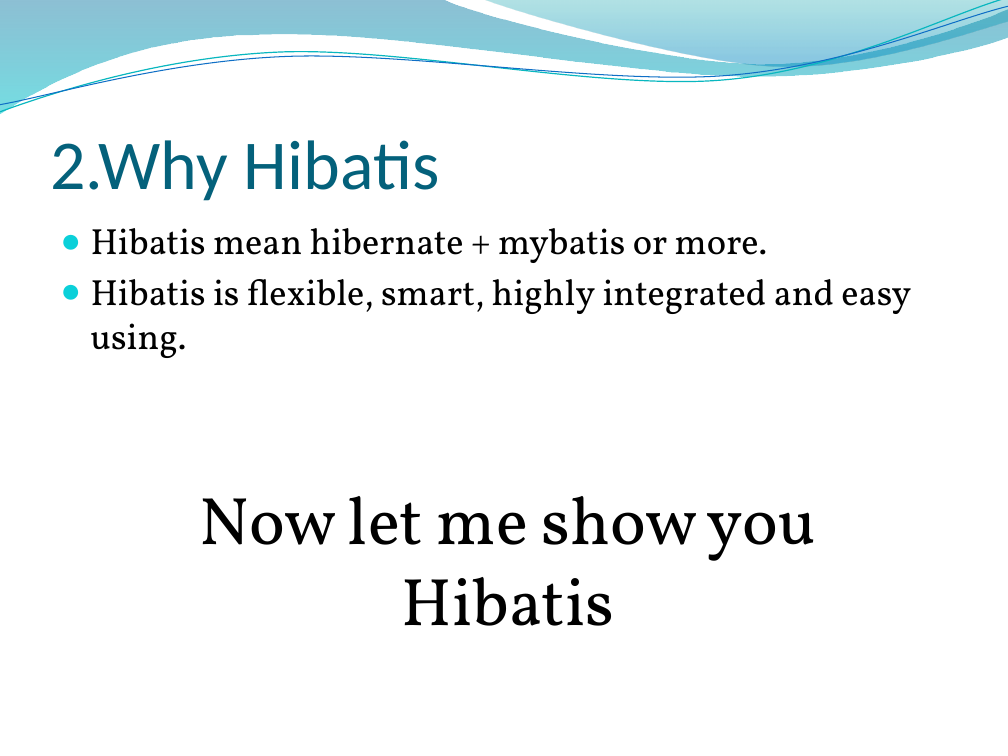
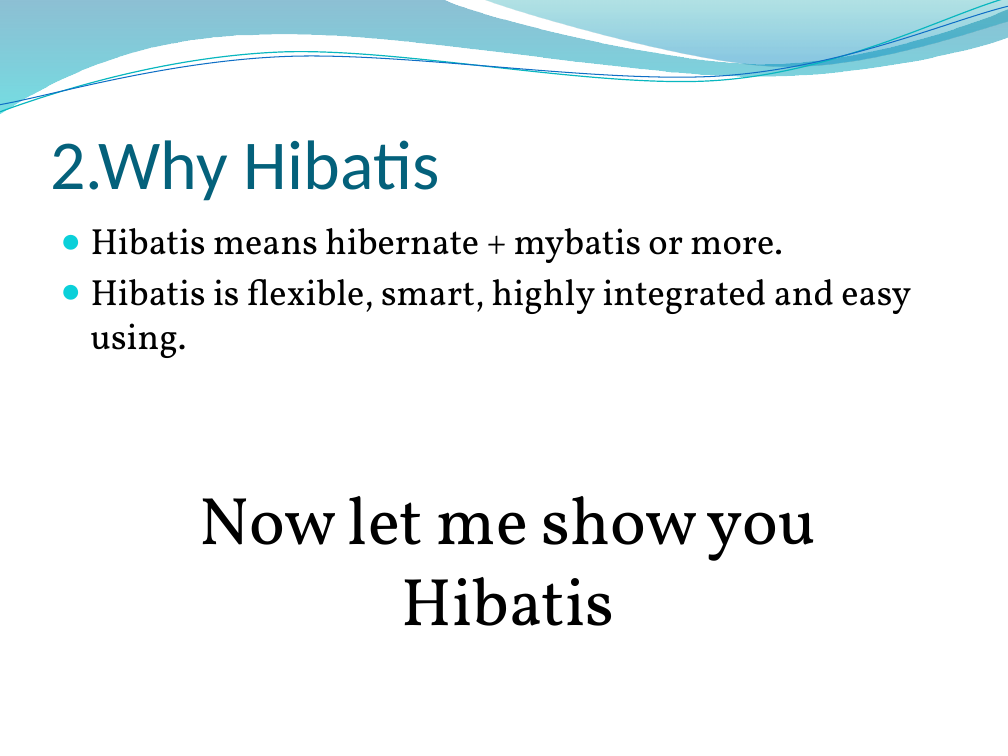
Before and after one commit to anleapat/hibatis, a slide deck: slide 2 of hibatis.pptx. Drawn at 1008x756 pixels with LibreOffice and Linux fonts; fonts in the diff are those of the drawing; background and template pictures are left out. Boxes give left, top, right and bottom in pixels: in the first picture for what was removed or moved away, otherwise in the second. Text is boxed around its words. In the diff, an @@ line names an element or a change of style, - is before the commit and + after.

Commit message:
ppt update

```diff
--- a/hibatis.pptx
+++ b/hibatis.pptx
@@ text at [91, 228, 783, 263]: text changed @@
-● Hibatis mean hibernate + mybatis or more.
+● Hibatis means hibernate + mybatis or more.
```
